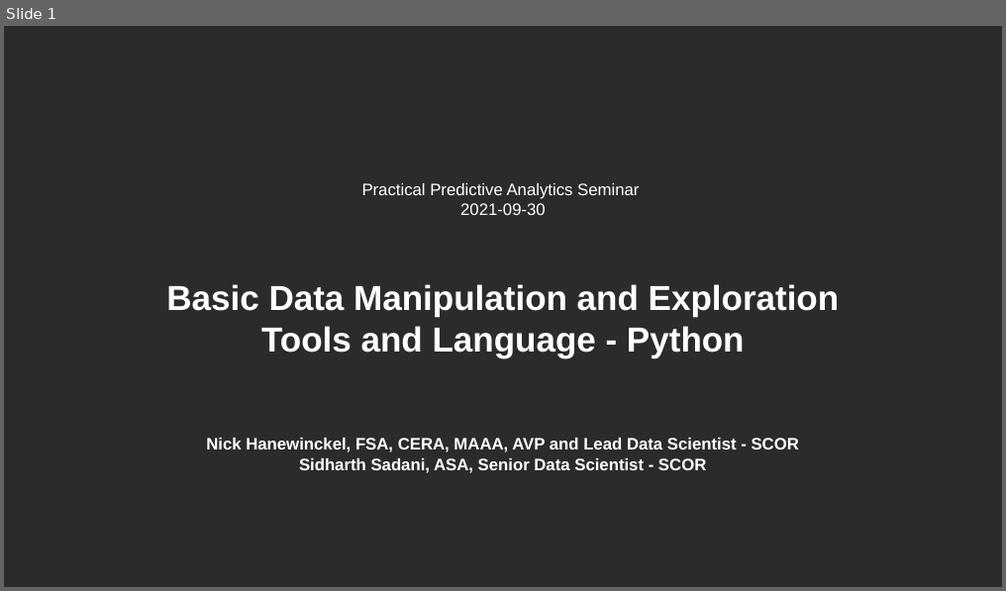
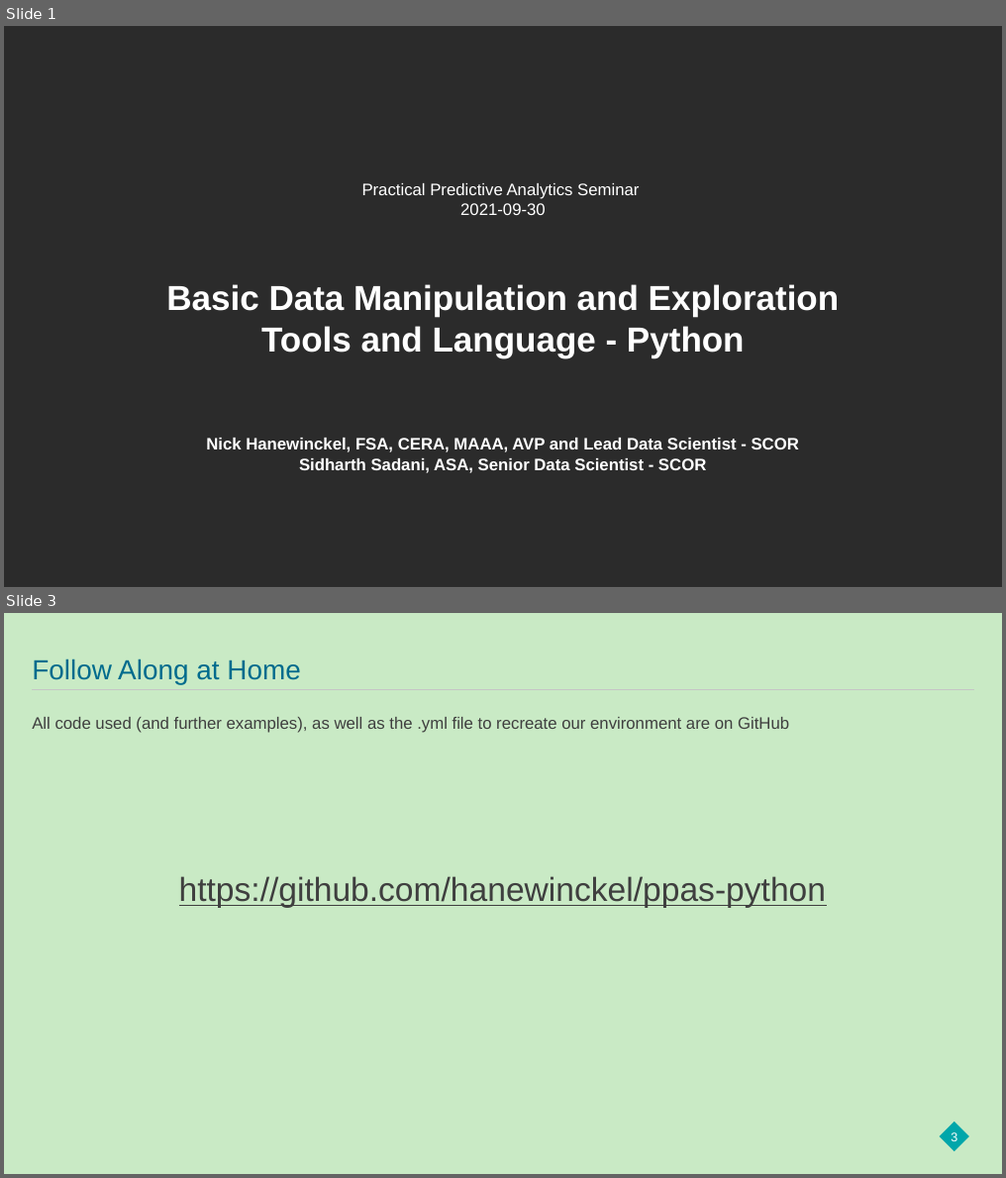
Before and after one commit to hanewinckel/ppas-python, a slide deck: Presentations/PPAS_BasicDataManipulation-Python.pptx. Shown one above the other, each under a label of ours: slide 1 before the commit, slides 1 and 3 after it; the slides between them are not shown. The pictures are 1006x591 and 1006x1178 pixels, drawn with LibreOffice and Linux fonts; fonts in the diff are those of the drawing; background and template pictures are left out; a plain dark background stands for a picture behind light text. Boxes give left, top, right and bottom in pixels: in the first picture for what was removed or moved away, otherwise in the second. Text is boxed around its words. In the diff, an @@ line names an element or a change of style, - is before the commit and + after.

```diff
--- a/Presentations/PPAS_BasicDataManipulation-Python.pptx
+++ b/Presentations/PPAS_BasicDataManipulation-Python.pptx
@@ slide 3 added at [4, 613, 1002, 1174], background #C9EAC5 @@
@@ title added at [32, 659, 300, 684], 26.7 pt, text #006B8D @@
+Follow Along at Home
@@ line added from (32, 689) to (974, 689), #C6C6C6 0.5 pt @@
@@ text added at [32, 717, 789, 733], 16 pt, text #3F3F3F @@
+All code used (and further examples), as well as the .yml file to recreate our environment are on GitHub
@@ text added at [179, 876, 826, 908], 32 pt, text #3F3F3F, underline @@
+https://github.com/hanewinckel/ppas-python
@@ rectangle added at [940, 1122, 969, 1152], fill #00A6AA @@
@@ page number added at [950, 1133, 957, 1142], 12 pt, text #FFFFFF @@
+3
```
Also in this commit, not shown: 1 slide changed, 16 other slides added.
